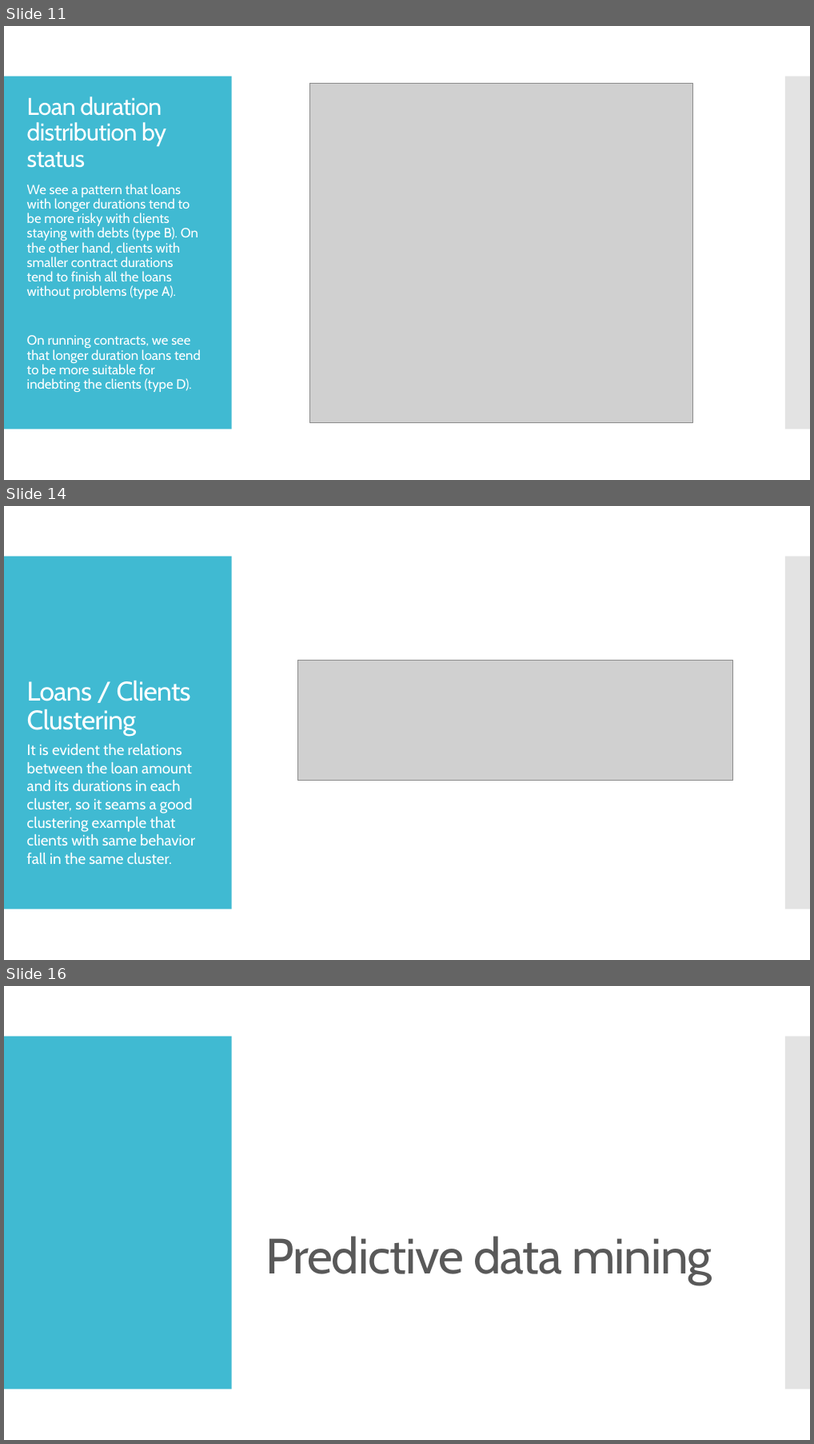
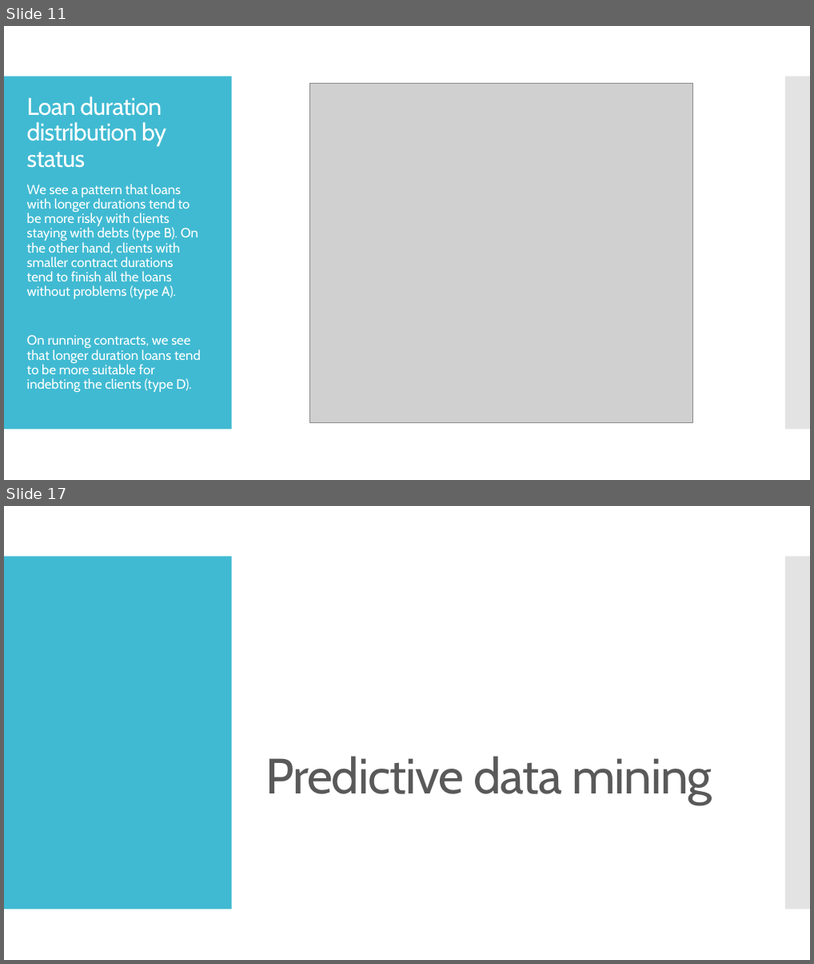
Before and after one commit to jpdias/banking-dm-case-study, a slide deck: Banking Data Mining.pptx. Shown one above the other, each under a label of ours: slides 11, 14 and 16 before the commit, slides 11 and 17 after it; the slides between them are not shown. The pictures are 814x1444 and 814x964 pixels, drawn with LibreOffice and Linux fonts; fonts in the diff are those of the drawing; grey boxes stand for pictures. Boxes give left, top, right and bottom in pixels: in the first picture for what was removed or moved away, otherwise in the second. Text is boxed around its words. In the diff, an @@ line names an element or a change of style, - is before the commit and + after.

```diff
--- a/Banking Data Mining.pptx
+++ b/Banking Data Mining.pptx
@@ slide 14 removed at [4,506,810,960], background #FFFFFF; not listed: 2 template elements that a slide beside it also shows @@
@@ picture removed at [298,660,734,780] @@
@@ title removed at [27,680,191,736] @@
-Loans / Clients Clustering
@@ text removed at [27,744,195,864] @@
-It is evident the relations between the loan amount and its durations in each cluster, so it seams a good clustering example that clients with same behavior fall in the same cluster.
@@ what was slide 16 is now slide 17 @@
```
Also in this commit, not shown: 3 slides changed, 6 slides added, 2 other slides removed, 16 other files.
